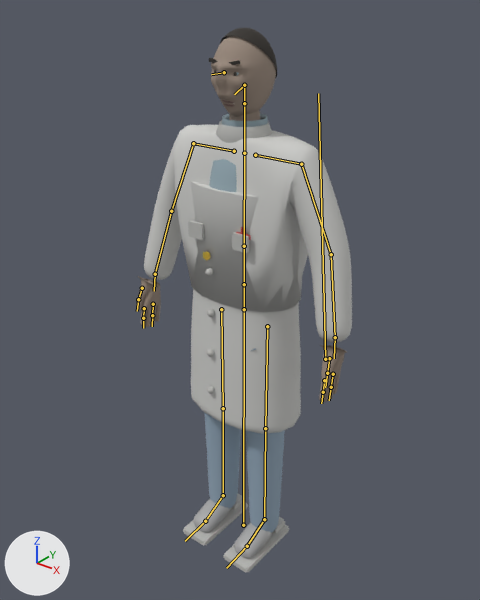
The glTF model models/city/people/medic_m.glb: old version first, new version second.
Before and after are seen from a 50 mm lens placed at (1.228, -1.558, 1.95), pointed at (-0.002, -0.02, 0.996). Every picture has the same lights, and +X, +Y and +Z are marked at lower left. The first picture is the older version. The bones that change, and the others that lie on the model, are drawn over the model as lines.

Objects in the first picture: 'human_noir'.
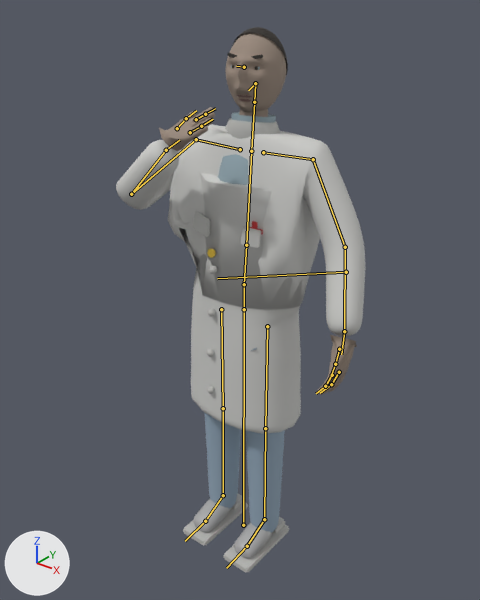
The newer file adds an action. The first version stands in its rest pose; the second is drawn at frame 6 of the action 'hand_recoil'.

Changed parts and their boxes [x1, y1, x2, y2] in the pictures (480 x 600 px):
'human_noir', posed (15% wider): before [136, 28, 352, 573]; after [116, 27, 365, 573]
bone 'spine', root to tip: before (244, 284) to (244, 246); after (244, 284) to (246, 245)
bone 'head', root to tip: before (244, 103) to (244, 85); after (254, 102) to (255, 83)
bone 'upper_arm.L', root to tip: before (301, 164) to (331, 254); after (313, 159) to (345, 247)
bone 'forearm.L', root to tip: before (331, 254) to (335, 337); after (345, 247) to (344, 331)
bone 'fingers_1.L', root to tip: before (333, 374) to (331, 387); after (339, 372) to (331, 384)
bone 'fingers_2.L', root to tip: before (331, 387) to (329, 400); after (331, 384) to (320, 393)
bone 'index_1.L', root to tip: before (324, 380) to (323, 392); after (332, 375) to (325, 386)
bone 'index_2.L', root to tip: before (323, 392) to (321, 403); after (325, 386) to (316, 393)
bone 'thumb_2.L', root to tip: before (327, 373) to (325, 387); after (335, 364) to (330, 378)
bone 'shoulder.R', root to tip: before (234, 151) to (193, 143); after (240, 149) to (196, 139)
bone 'upper_arm.R', root to tip: before (193, 143) to (171, 211); after (196, 139) to (131, 194)
bone 'forearm.R', root to tip: before (171, 211) to (155, 274); after (131, 194) to (166, 150)

Diff of the bpy script that builds the scene:
```diff
--- a/models/city/people/medic_m.glb.py
+++ b/models/city/people/medic_m.glb.py
@@ bone_spine @@
 bone_spine = bpy.data.objects['human_rig'].pose.bones['spine']  # child of 'pelvis'
-bone_spine.rotation_quaternion = (1.0, 0.0, 0.0, 0.0)  # degrees (0, 0, 0)
+bone_spine.rotation_quaternion = (0.997, -0.048, 0.066, 0.003)  # degrees (-6, 8, 0)
@@ bone_head @@
 bone_head = bpy.data.objects['human_rig'].pose.bones['head']  # child of 'neck'
-bone_head.rotation_quaternion = (1.0, 0.0, 0.0, 0.0)  # degrees (0, 0, 0)
+bone_head.rotation_quaternion = (0.998, -0.023, 0.057, 0.001)  # degrees (-3, 6, 0)
@@ bone_upper_arm_l @@
 bone_upper_arm_l = bpy.data.objects['human_rig'].pose.bones['upper_arm.L']  # child of 'shoulder.L'
-bone_upper_arm_l.rotation_quaternion = (1.0, 0.0, 0.0, 0.0)  # degrees (0, 0, 0)
+bone_upper_arm_l.rotation_quaternion = (0.999, 0.0, 0.0, -0.044)  # degrees (0, 0, -5)
@@ bone_forearm_l @@
 bone_forearm_l = bpy.data.objects['human_rig'].pose.bones['forearm.L']  # child of 'upper_arm.L'
-bone_forearm_l.rotation_quaternion = (1.0, 0.0, 0.0, 0.0)  # degrees (0, 0, 0)
+bone_forearm_l.rotation_quaternion = (0.996, -0.087, 0.0, 0.0)  # degrees (-10, 0, 0)
@@ bone_fingers_1_l @@
 bone_fingers_1_l = bpy.data.objects['human_rig'].pose.bones['fingers_1.L']  # child of 'hand.L'
-bone_fingers_1_l.rotation_quaternion = (1.0, 0.0, 0.0, 0.0)  # degrees (0, 0, 0)
+bone_fingers_1_l.rotation_quaternion = (0.986, 0.0, 0.0, 0.169)  # degrees (0, 0, 20)
@@ bone_fingers_2_l @@
 bone_fingers_2_l = bpy.data.objects['human_rig'].pose.bones['fingers_2.L']  # child of 'fingers_1.L'
-bone_fingers_2_l.rotation_quaternion = (1.0, 0.0, 0.0, 0.0)  # degrees (0, 0, 0)
+bone_fingers_2_l.rotation_quaternion = (0.982, 0.0, 0.0, 0.191)  # degrees (0, 0, 22)
@@ bone_index_1_l @@
 bone_index_1_l = bpy.data.objects['human_rig'].pose.bones['index_1.L']  # child of 'hand.L'
-bone_index_1_l.rotation_quaternion = (1.0, 0.0, 0.0, 0.0)  # degrees (0, 0, 0)
+bone_index_1_l.rotation_quaternion = (0.987, 0.0, 0.0, 0.163)  # degrees (0, 0, 19)
@@ bone_index_2_l @@
 bone_index_2_l = bpy.data.objects['human_rig'].pose.bones['index_2.L']  # child of 'index_1.L'
-bone_index_2_l.rotation_quaternion = (1.0, 0.0, 0.0, 0.0)  # degrees (0, 0, 0)
+bone_index_2_l.rotation_quaternion = (0.983, 0.0, 0.0, 0.184)  # degrees (0, 0, 21)
@@ bone_thumb_2_l @@
 bone_thumb_2_l = bpy.data.objects['human_rig'].pose.bones['thumb_2.L']  # child of 'thumb_1.L'
-bone_thumb_2_l.rotation_quaternion = (1.0, 0.0, 0.0, 0.0)  # degrees (0, 0, 0)
+bone_thumb_2_l.rotation_quaternion = (0.997, 0.0, 0.0, 0.072)  # degrees (0, 0, 8)
@@ bone_shoulder_r @@
 bone_shoulder_r = bpy.data.objects['human_rig'].pose.bones['shoulder.R']  # child of 'spine2'
-bone_shoulder_r.rotation_quaternion = (1.0, 0.0, 0.0, 0.0)  # degrees (0, 0, 0)
+bone_shoulder_r.rotation_quaternion = (0.999, 0.034, 0.0, 0.0)  # degrees (4, 0, 0)
@@ bone_upper_arm_r @@
 bone_upper_arm_r = bpy.data.objects['human_rig'].pose.bones['upper_arm.R']  # child of 'shoulder.R'
-bone_upper_arm_r.rotation_quaternion = (1.0, 0.0, 0.0, 0.0)  # degrees (0, 0, 0)
+bone_upper_arm_r.rotation_quaternion = (0.92, -0.318, -0.074, 0.215)  # degrees (-38, 0, 26)
@@ bone_forearm_r @@
 bone_forearm_r = bpy.data.objects['human_rig'].pose.bones['forearm.R']  # child of 'upper_arm.R'
-bone_forearm_r.rotation_quaternion = (1.0, 0.0, 0.0, 0.0)  # degrees (0, 0, 0)
+bone_forearm_r.rotation_quaternion = (0.589, -0.808, 0.0, 0.0)  # degrees (-108, 0, 0)
```
